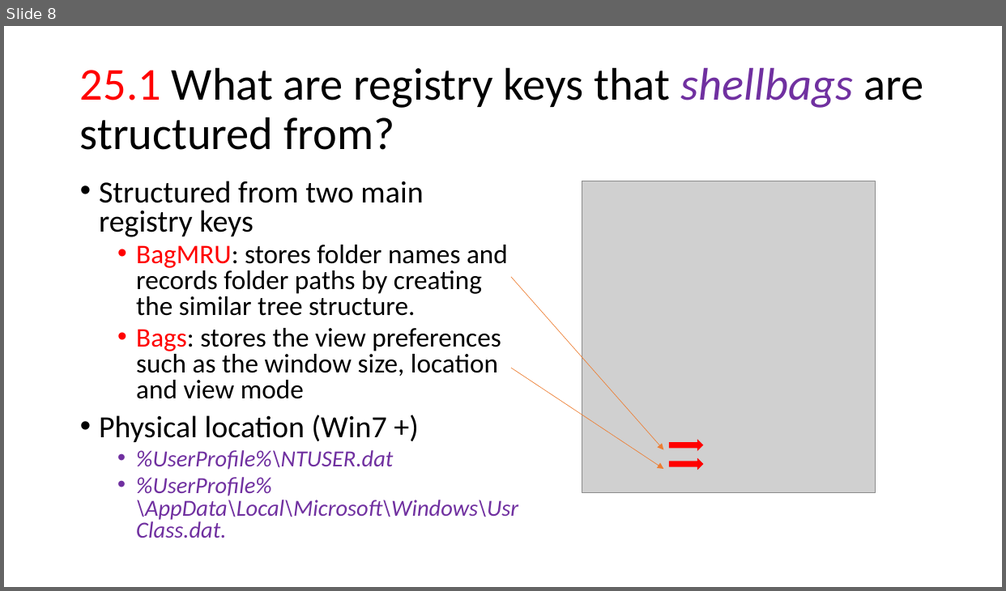
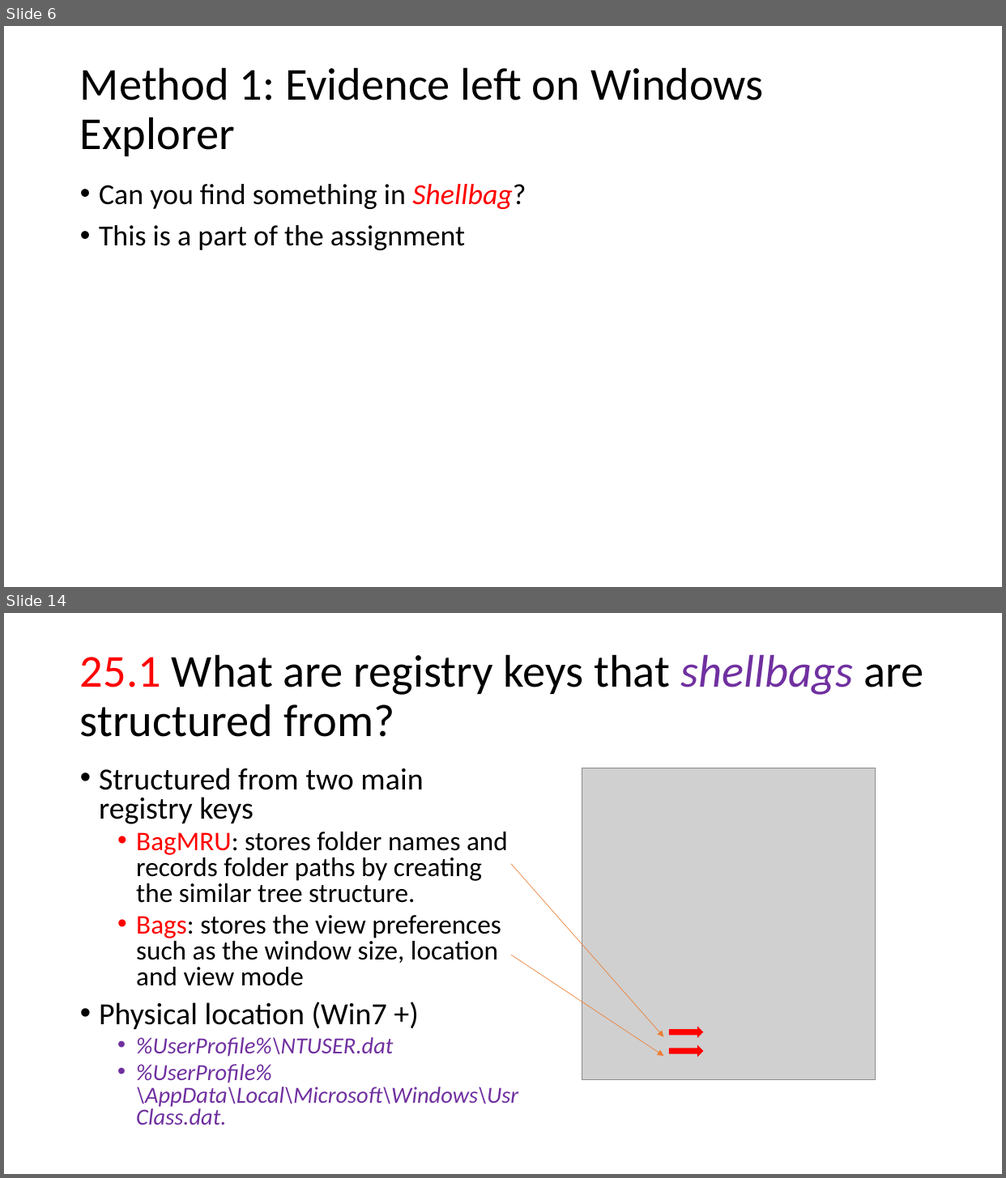
Before and after one commit to frankwxu/digital-forensics-lab, a slide deck: NIST_Data_Leakage_Case/NIST_Data_Leakage_06_Network_Shellbag_Jumplist.pptx. Shown one above the other, each under a label of ours: slide 8 before the commit, slides 6 and 14 after it; the slides between them are not shown. The pictures are 1006x591 and 1006x1178 pixels, drawn with LibreOffice and Linux fonts; fonts in the diff are those of the drawing; grey boxes stand for pictures; background and template pictures are left out. Boxes give left, top, right and bottom in pixels: in the first picture for what was removed or moved away, otherwise in the second. Text is boxed around its words. In the diff, an @@ line names an element or a change of style, - is before the commit and + after.

```diff
--- a/NIST_Data_Leakage_Case/NIST_Data_Leakage_06_Network_Shellbag_Jumplist.pptx
+++ b/NIST_Data_Leakage_Case/NIST_Data_Leakage_06_Network_Shellbag_Jumplist.pptx
@@ slide 6 added at [4, 26, 1002, 587], background #FFFFFF @@
@@ title added at [80, 67, 764, 156], 44 pt, text #000000 @@
+Method 1: Evidence left on Windows Explorer
@@ text added at [99, 184, 526, 250], 28 pt, text #000000 @@
+• Can you find something in Shellbag?
+• This is a part of the assignment
@@ what was slide 8 is now slide 14 @@
```
Also in this commit, not shown: 10 slides changed, 8 other slides added, 1 slide removed, 1 other file.
